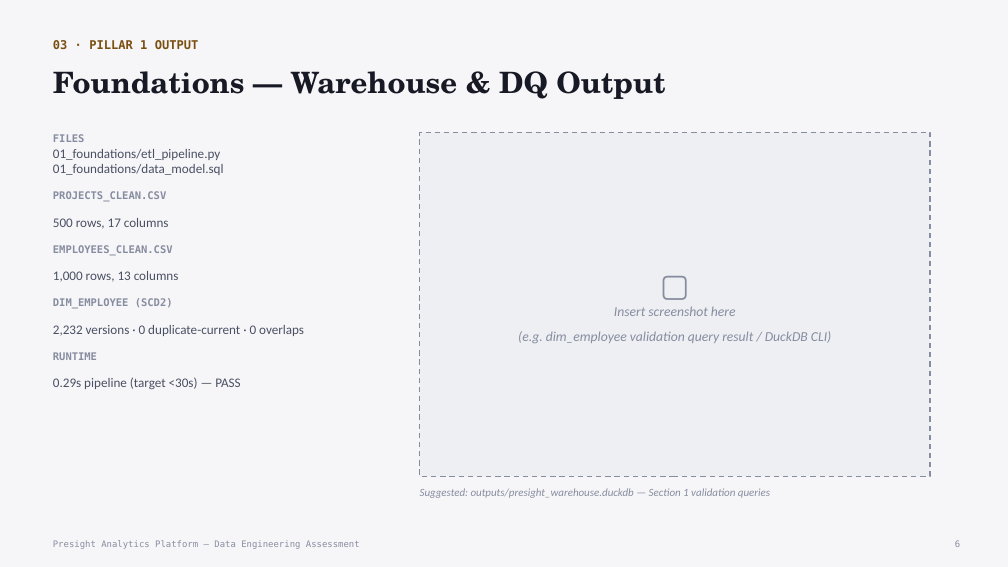
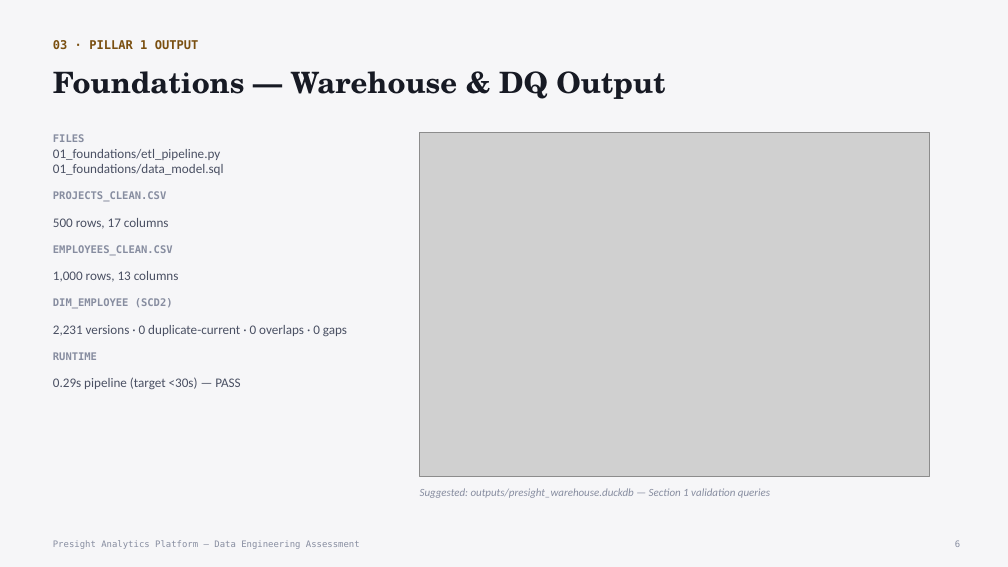
Before and after one commit to baijumohan/stackup-engineering-academy_assessment, a slide deck: slide 6 of solutions/submissions/baiju_mohan/Presight_Data_Project.pptx. Drawn at 1008x567 pixels with LibreOffice and Linux fonts; fonts in the diff are those of the drawing; grey boxes stand for pictures. Boxes give left, top, right and bottom in pixels: in the first picture for what was removed or moved away, otherwise in the second. Text is boxed around its words. In the diff, an @@ line names an element or a change of style, - is before the commit and + after.

```diff
--- a/solutions/submissions/baiju_mohan/Presight_Data_Project.pptx
+++ b/solutions/submissions/baiju_mohan/Presight_Data_Project.pptx
@@ rectangle removed at (x1=420, y1=132, x2=930, y2=476) @@
-▢
-Insert screenshot here
-(e.g. dim_employee validation query result / DuckDB CLI)
@@ picture added at (x1=420, y1=132, x2=930, y2=476) @@
@@ text at (x1=53, y1=298, x2=347, y2=336): text changed @@
-DIM_EMPLOYEE (SCD2)
-2,232 versions · 0 duplicate-current · 0 overlaps
+DIM_EMPLOYEE (SCD2)
+2,231 versions · 0 duplicate-current · 0 overlaps · 0 gaps
```
Also in this commit, not shown: 7 other slides changed, 10 other files.
